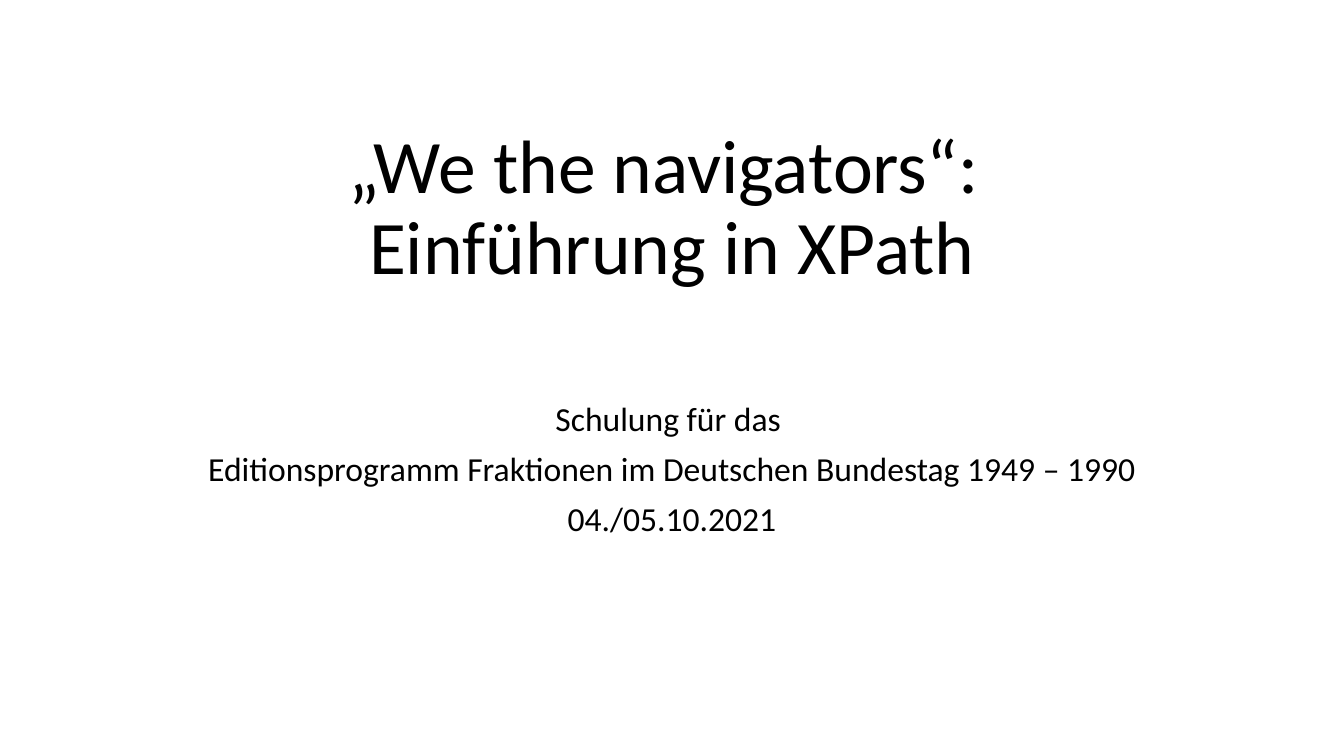
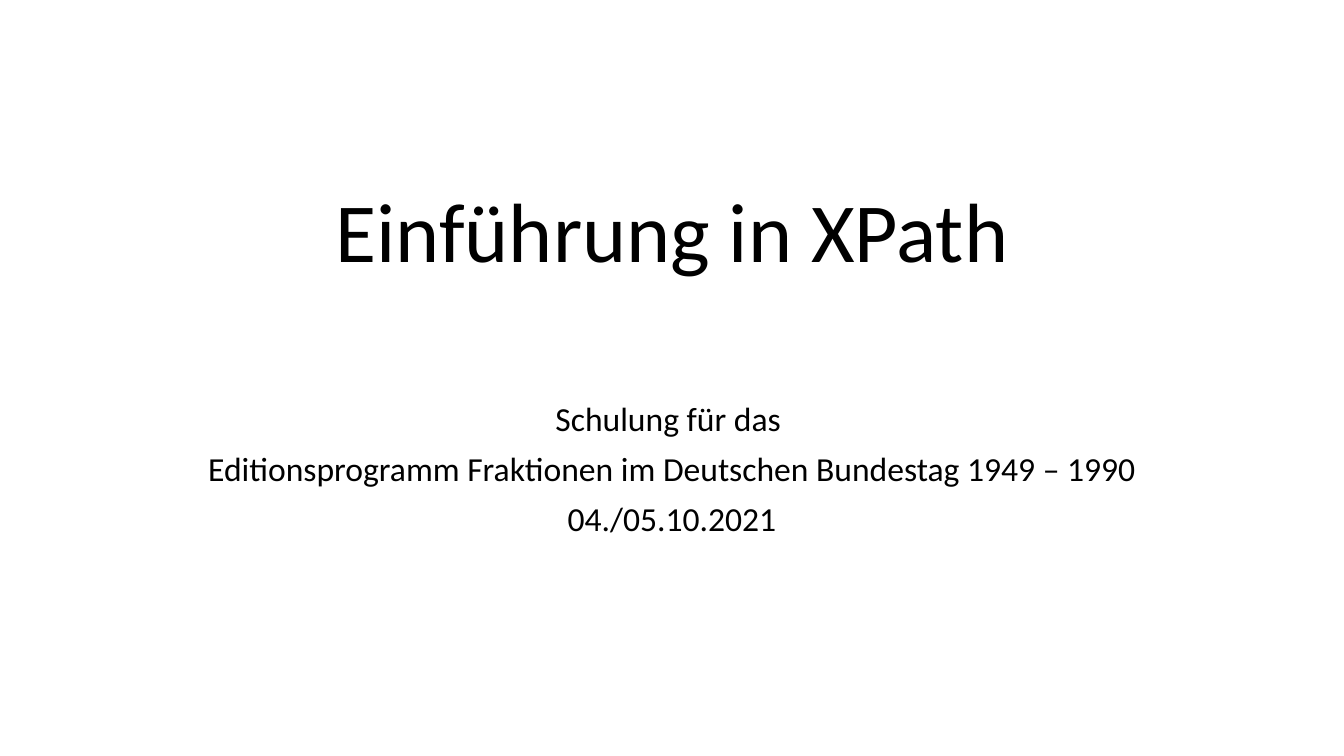
Before and after one commit to Lena-Luise/Lehre, a slide deck: slide 1 of SchulungenKGParl/Folien/XPath.pptx. Drawn at 1344x756 pixels with LibreOffice and Linux fonts; fonts in the diff are those of the drawing. Boxes give left, top, right and bottom in pixels: in the first picture for what was removed or moved away, otherwise in the second. Text is boxed around its words. In the diff, an @@ line names an element or a change of style, - is before the commit and + after.

```diff
--- a/SchulungenKGParl/Folien/XPath.pptx
+++ b/SchulungenKGParl/Folien/XPath.pptx
@@ title at (x1=335, y1=203, x2=1008, y2=277): text changed; size 54 to 60 pt @@
-„We the navigators“:
-Einführung in XPath
+Einführung in XPath
```
Also in this commit, not shown: 14 other slides changed, 10 slides added, 1 slide removed, 1 other file.
